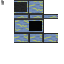
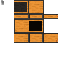
Layer changes from the first 64x64 image to the second:
added layer "Honey" above "poisonous" over [14, 0, 58, 43]
hid "veines" over [14, 0, 58, 43]
hid "glowshroom" over [14, 0, 58, 43]
hid "mushroom" over [14, 0, 58, 43]
